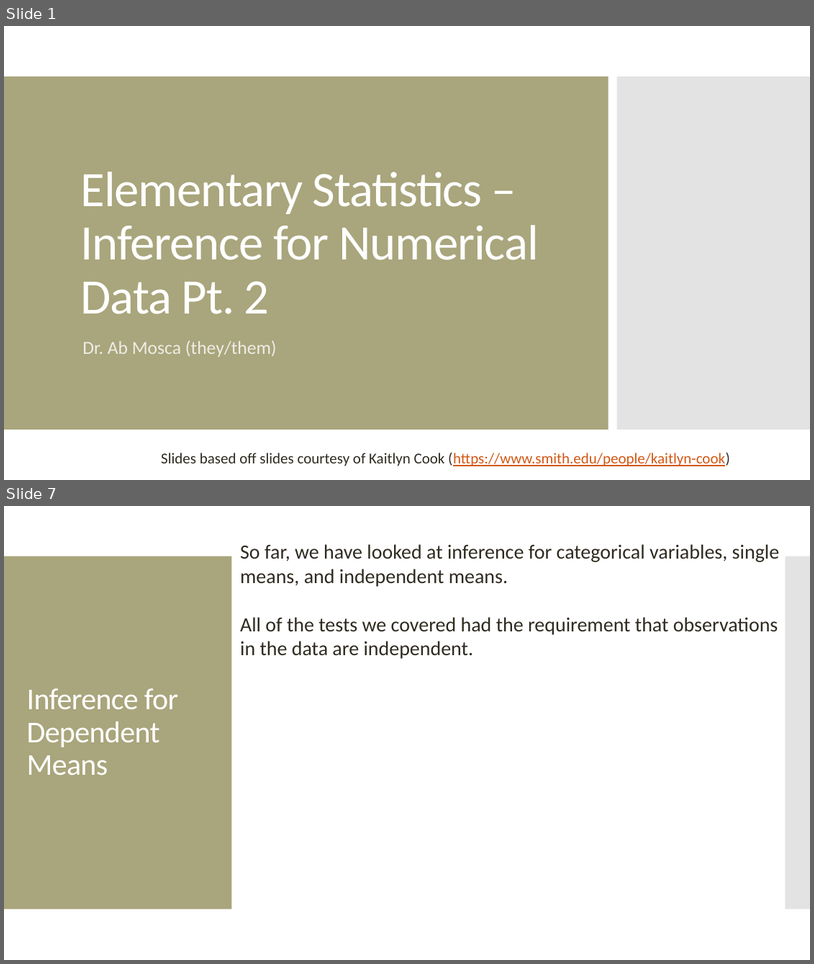
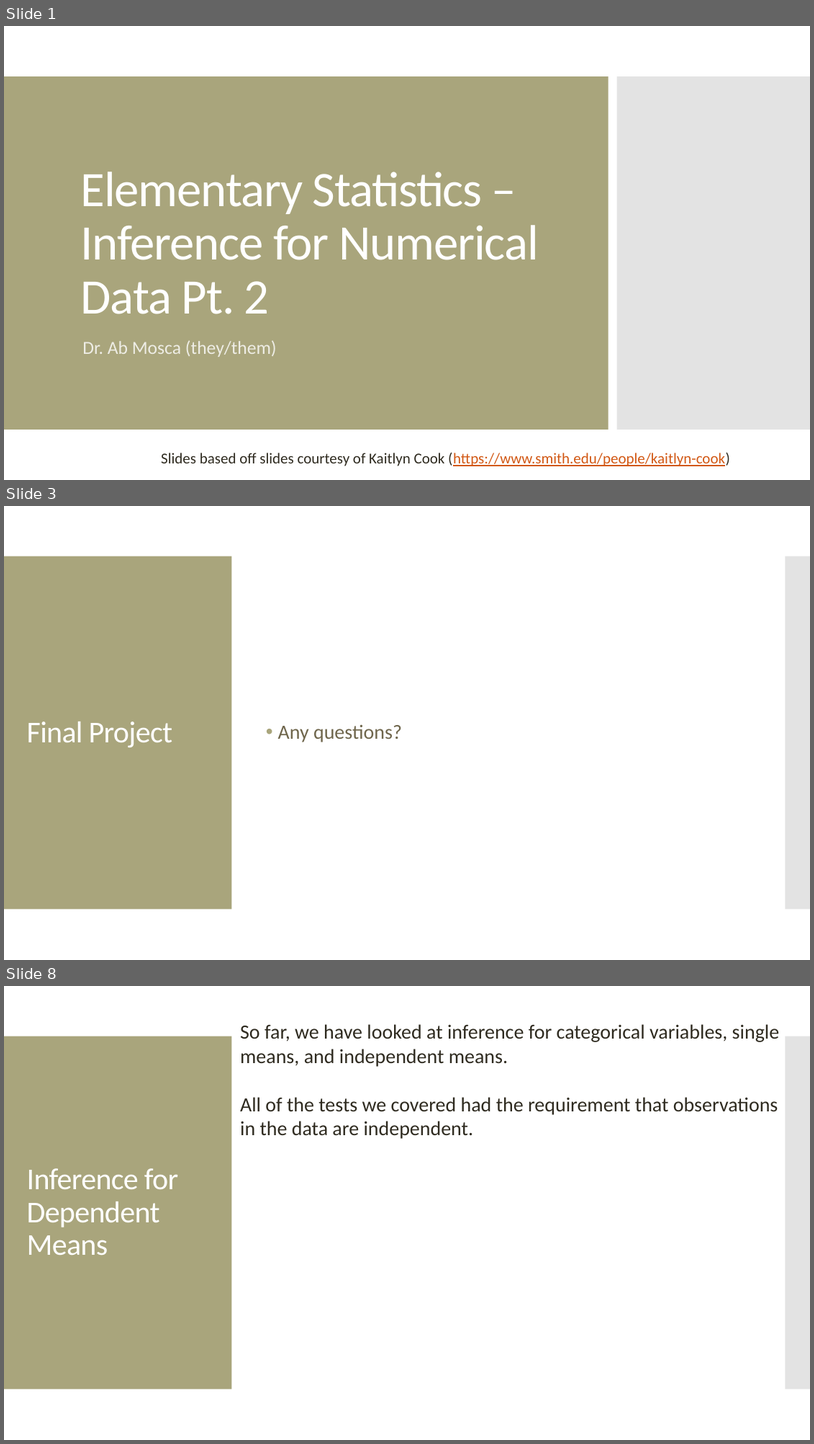
Before and after one commit to amosca01/MATH108-S24, a slide deck: slides/14-numerical-inference-pt2.pptx. Shown one above the other, each under a label of ours: slides 1 and 7 before the commit, slides 1, 3 and 8 after it; the slides between them are not shown. The pictures are 814x964 and 814x1444 pixels, drawn with LibreOffice and Linux fonts; fonts in the diff are those of the drawing. Boxes give left, top, right and bottom in pixels: in the first picture for what was removed or moved away, otherwise in the second. Text is boxed around its words. In the diff, an @@ line names an element or a change of style, - is before the commit and + after.

```diff
--- a/slides/14-numerical-inference-pt2.pptx
+++ b/slides/14-numerical-inference-pt2.pptx
@@ slide 3 added at [4, 506, 810, 960], background #FFFFFF; not listed: 2 template elements that a slide beside it also shows @@
@@ title added at [27, 721, 172, 747], 36 pt, text #FFFFFF @@
+Final Project
@@ text added at [278, 724, 402, 742], 24 pt, text #6F664C @@
+• Any questions?
@@ what was slide 7 is now slide 8 @@
```
Also in this commit, not shown: 6 slides changed, 7 other files.
